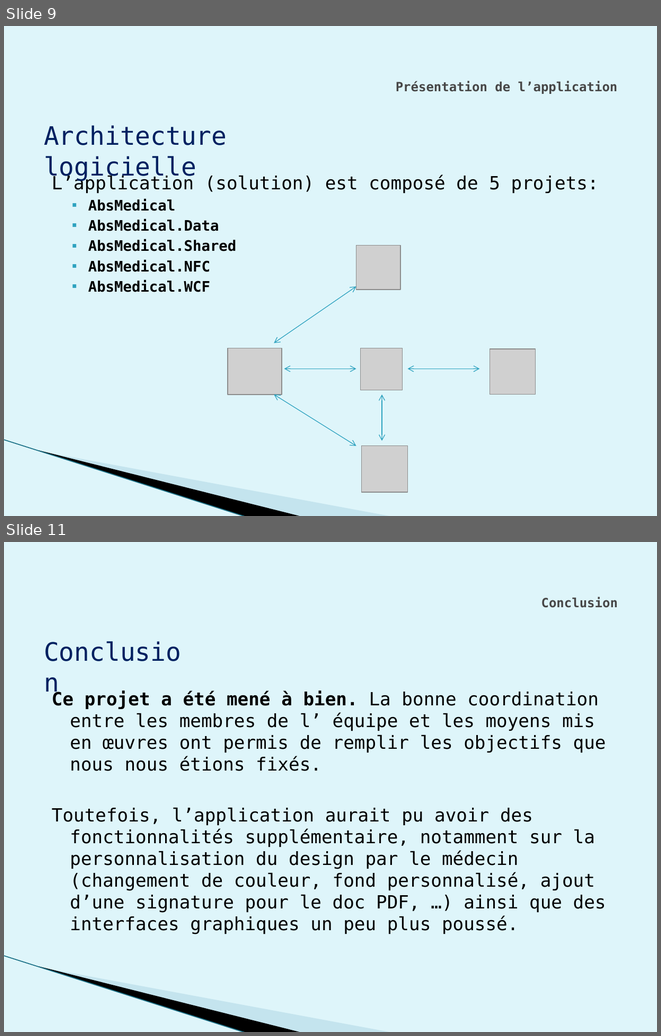
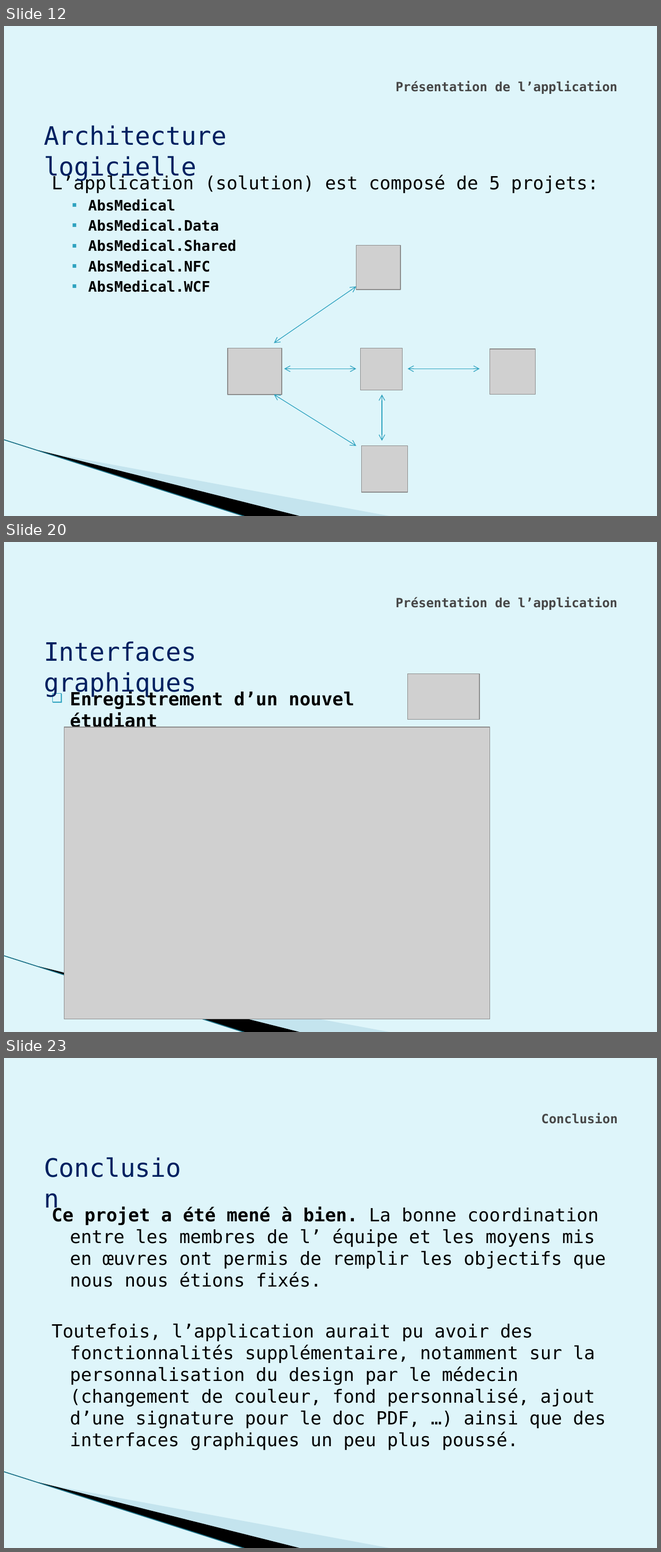
Before and after one commit to weetrax/AbsMedicalWPF, a slide deck: doc/Diapo.pptx. Shown one above the other, each under a label of ours: slides 9 and 11 before the commit, slides 12, 20 and 23 after it; the slides between them are not shown. The pictures are 661x1036 and 661x1552 pixels, drawn with LibreOffice and Linux fonts; fonts in the diff are those of the drawing; grey boxes stand for pictures; background and template pictures are left out. Boxes give left, top, right and bottom in pixels: in the first picture for what was removed or moved away, otherwise in the second. Text is boxed around its words. In the diff, an @@ line names an element or a change of style, - is before the commit and + after.

```diff
--- a/doc/Diapo.pptx
+++ b/doc/Diapo.pptx
@@ slide 20 added at (4, 542, 657, 1032), background #DEF5FA; not listed: 3 template elements that a slide beside it also shows @@
@@ title added at (396, 597, 618, 610), 14 pt, text #464646, bold @@
+Présentation de l’application
@@ text added at (44, 641, 196, 697), 28 pt, text #002060 @@
+Interfaces graphiques
@@ picture added at (407, 674, 479, 720) @@
@@ text added at (70, 691, 354, 728), 20 pt, text #000000, bold @@
+❑ Enregistrement d’un nouvel étudiant
@@ picture added at (64, 727, 490, 1018) @@
@@ what was slide 9 is now slide 12 @@
@@ what was slide 11 is now slide 23 @@
```
Also in this commit, not shown: 4 slides changed, 11 other slides added, 1 other file.
